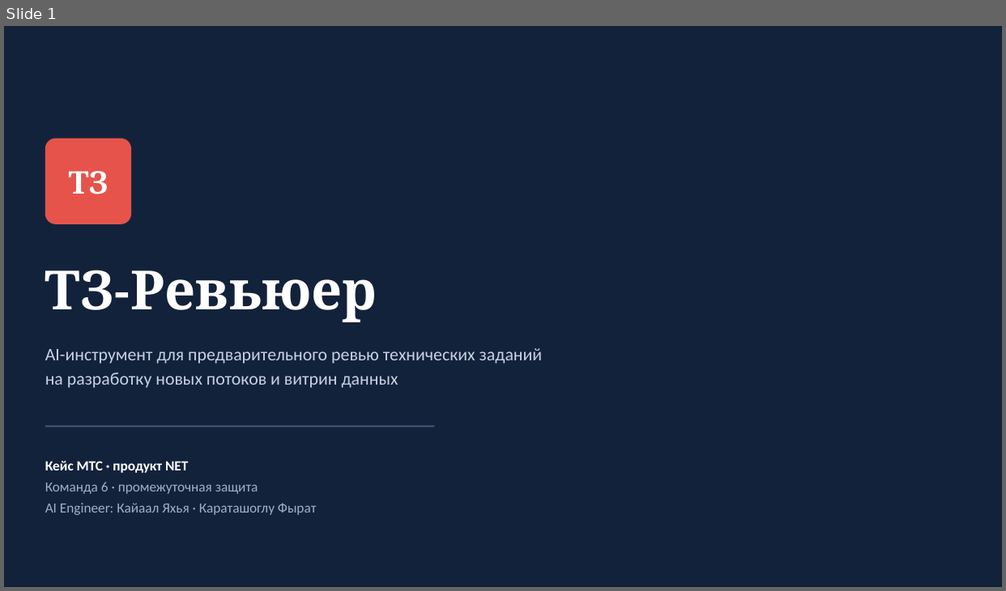
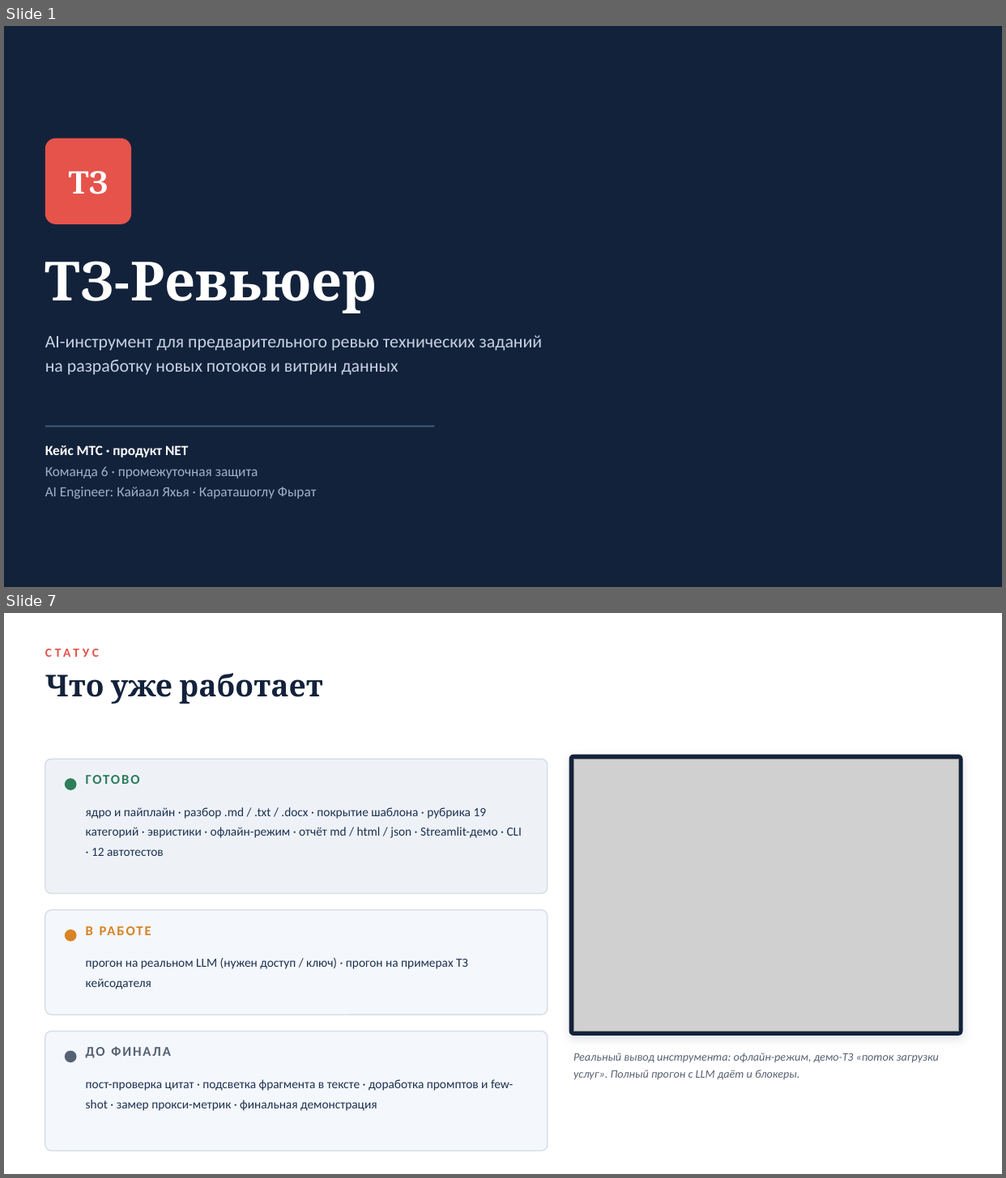
Before and after one commit to kayaal34/aitalenthub-hackathon, a slide deck: presentation/ТЗ-Ревьюер — промежуточная защита.pptx. Shown one above the other, each under a label of ours: slide 1 before the commit, slides 1 and 7 after it; the slides between them are not shown. The pictures are 1006x591 and 1006x1178 pixels, drawn with LibreOffice and Linux fonts; fonts in the diff are those of the drawing; grey boxes stand for pictures. Boxes give left, top, right and bottom in pixels: in the first picture for what was removed or moved away, otherwise in the second. Text is boxed around its words. In the diff, an @@ line names an element or a change of style, - is before the commit and + after.

```diff
--- a/presentation/ТЗ-Ревьюер — промежуточная защита.pptx
+++ b/presentation/ТЗ-Ревьюер — промежуточная защита.pptx
@@ slide 7 added at [4, 613, 1002, 1174], background #FFFFFF @@
@@ text added at [45, 645, 958, 668], 12 pt, text #E5534B, bold @@
+СТАТУС
@@ text added at [45, 673, 323, 704], 29 pt, text #13223B, bold @@
+Что уже работает
@@ rounded rectangle added at [569, 755, 963, 1036], fill #13223B @@
@@ rounded rectangle added at [45, 759, 548, 894], fill #EEF2F7, outline #D4DCE6 1 pt @@
@@ ellipse added at [65, 778, 77, 790], fill #2E7D5B @@
@@ text added at [86, 771, 528, 796], 13 pt, text #2E7D5B, bold @@
+ГОТОВО
@@ picture added at [573, 759, 958, 1032] @@
@@ text added at [86, 807, 522, 856], 12 pt, text #1E3252 @@
+ядро и пайплайн · разбор .md / .txt / .docx · покрытие шаблона · рубрика 19 категорий · эвристики · офлайн-режим · отчёт md / html / json · Streamlit-демо · CLI · 12 автотестов
@@ rounded rectangle added at [45, 910, 548, 1015], fill #F4F7FB, outline #D4DCE6 1 pt @@
@@ text added at [86, 926, 93, 935], 13 pt, text #D98324, bold @@
+В РАБОТЕ
@@ ellipse added at [65, 930, 77, 942], fill #D98324 @@
@@ text added at [86, 958, 468, 990], 12 pt, text #1E3252 @@
+прогон на реальном LLM (нужен доступ / ключ) · прогон на примерах ТЗ кейсодателя
@@ rounded rectangle added at [45, 1032, 548, 1152], fill #F4F7FB, outline #D4DCE6 1 pt @@
@@ text added at [86, 1047, 105, 1059], 13 pt, text #566173, bold @@
+ДО ФИНАЛА
@@ ellipse added at [65, 1051, 77, 1063], fill #566173 @@
@@ text added at [573, 1053, 939, 1080], 11 pt, text #566173, italic @@
+Реальный вывод инструмента: офлайн-режим, демо-ТЗ «поток загрузки услуг». Полный прогон с LLM даёт и блокеры.
@@ text added at [86, 1080, 513, 1111], 12 pt, text #1E3252 @@
+пост-проверка цитат · подсветка фрагмента в тексте · доработка промптов и few-shot · замер прокси-метрик · финальная демонстрация
@@ slide 1 changed as well @@
@@ vertical alignment middle to top in 3 elements at [45, 446, 317, 499], [45, 335, 543, 375], [45, 261, 377, 314] @@
```
Also in this commit, not shown: 7 other slides changed, 14 other files.
